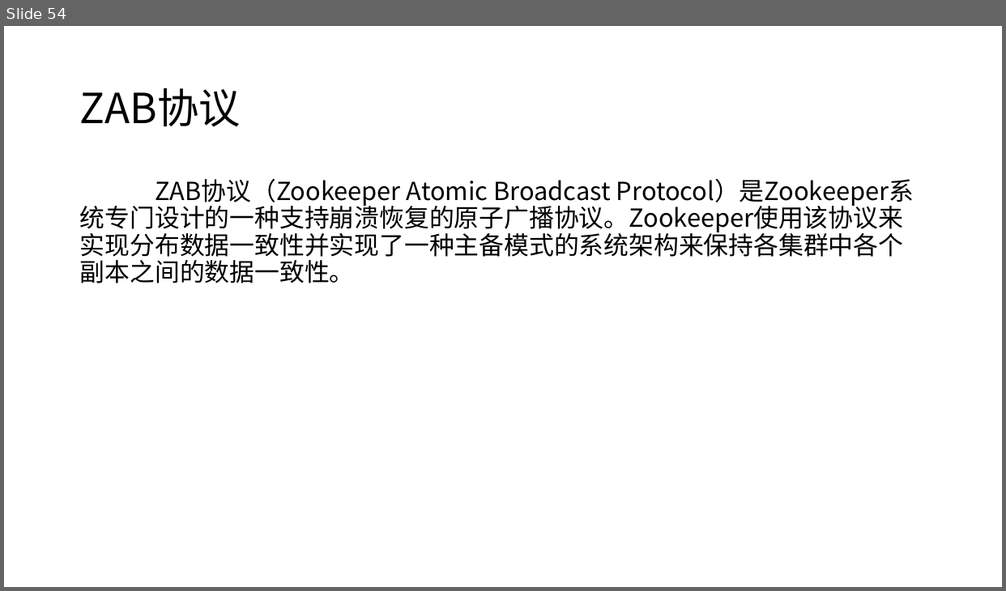
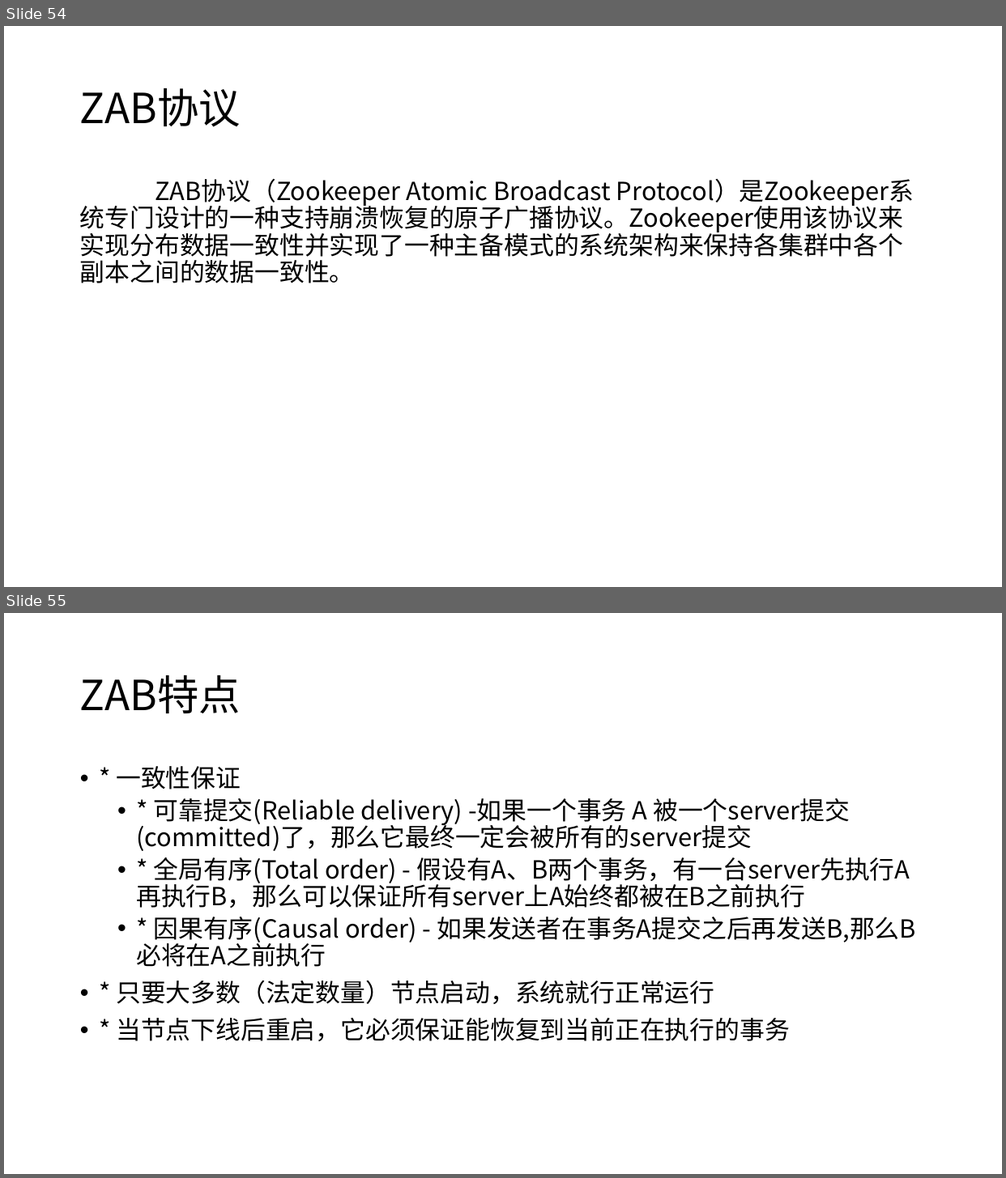
Before and after one commit to moxingwang/zookeeper, a slide deck: zookeeper.pptx. Shown one above the other, each under a label of ours: slide 54 before the commit, slides 54 and 55 after it. The pictures are 1006x591 and 1006x1178 pixels, drawn with LibreOffice and Linux fonts; fonts in the diff are those of the drawing. Boxes give left, top, right and bottom in pixels: in the first picture for what was removed or moved away, otherwise in the second. Text is boxed around its words. In the diff, an @@ line names an element or a change of style, - is before the commit and + after.

Commit message:
ddd

```diff
--- a/zookeeper.pptx
+++ b/zookeeper.pptx
@@ slide 55 added at (4, 613, 1002, 1174), background #FFFFFF @@
@@ title added at (80, 675, 241, 713), 40 pt, text #000000 @@
+ZAB特点
@@ text added at (116, 766, 915, 1041), 24 pt, text #000000 @@
+• * 一致性保证
+  • * 可靠提交(Reliable delivery) -如果一个事务 A 被一个server提交(committed)了，那么它最终一定会被所有的server提交
+  • * 全局有序(Total order) - 假设有A、B两个事务，有一台server先执行A再执行B，那么可以保证所有server上A始终都被在B之前执行
+  • * 因果有序(Causal order) - 如果发送者在事务A提交之后再发送B,那么B必将在A之前执行
+• * 只要大多数（法定数量）节点启动，系统就行正常运行
+• * 当节点下线后重启，它必须保证能恢复到当前正在执行的事务
```
Also in this commit, not shown: 52 other slides added, 5 slides removed.
